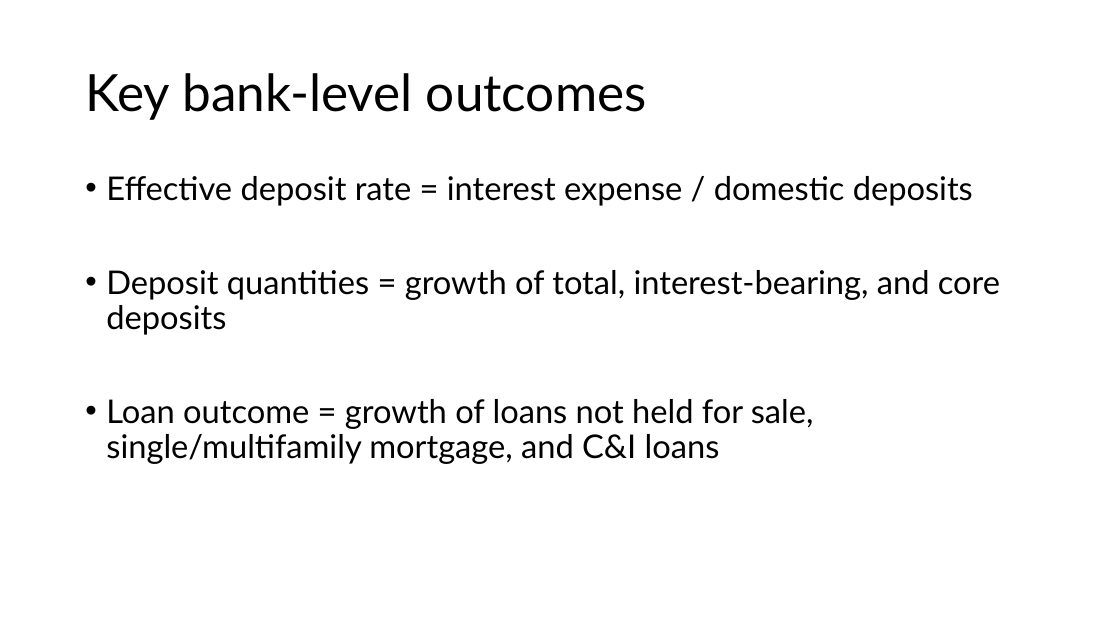
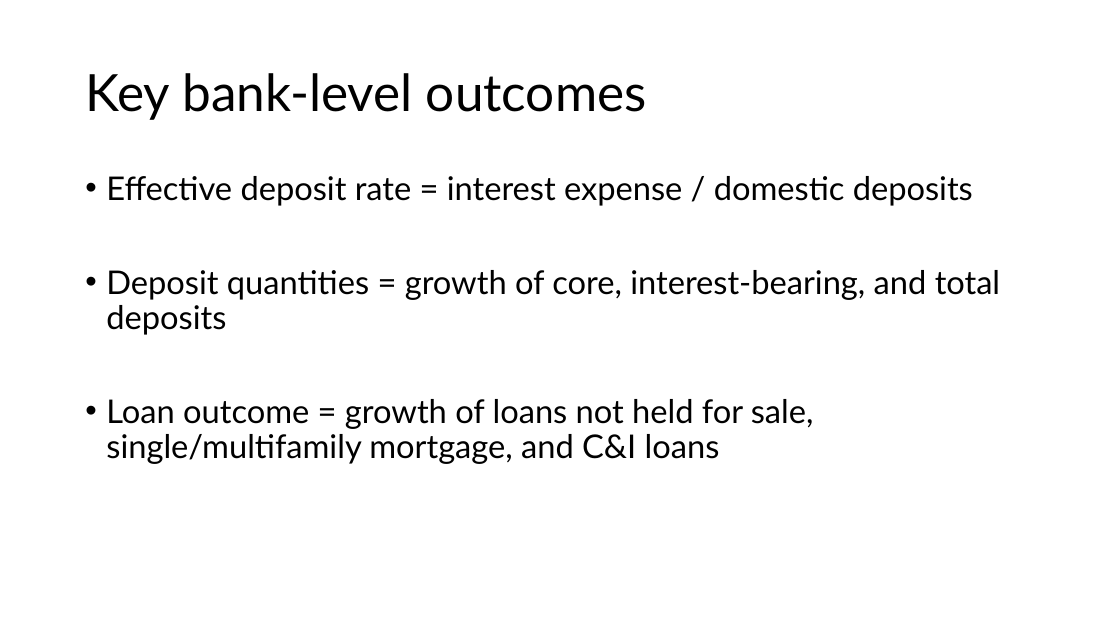
Before and after one commit to xcnecon/master-thesis, a slide deck: slide 11 of presentation/Presentation.pptx. Drawn at 1120x630 pixels with LibreOffice and Linux fonts; fonts in the diff are those of the drawing. Boxes give left, top, right and bottom in pixels: in the first picture for what was removed or moved away, otherwise in the second. Text is boxed around its words. In the diff, an @@ line names an element or a change of style, - is before the commit and + after.

```diff
--- a/presentation/Presentation.pptx
+++ b/presentation/Presentation.pptx
@@ text at bbox=[106, 270, 1000, 335]: text changed @@
-• Deposit quantities = growth of total, interest-bearing, and core deposits
+• Deposit quantities = growth of core, interest-bearing, and total deposits
```
Also in this commit, not shown: 2 other slides changed.
